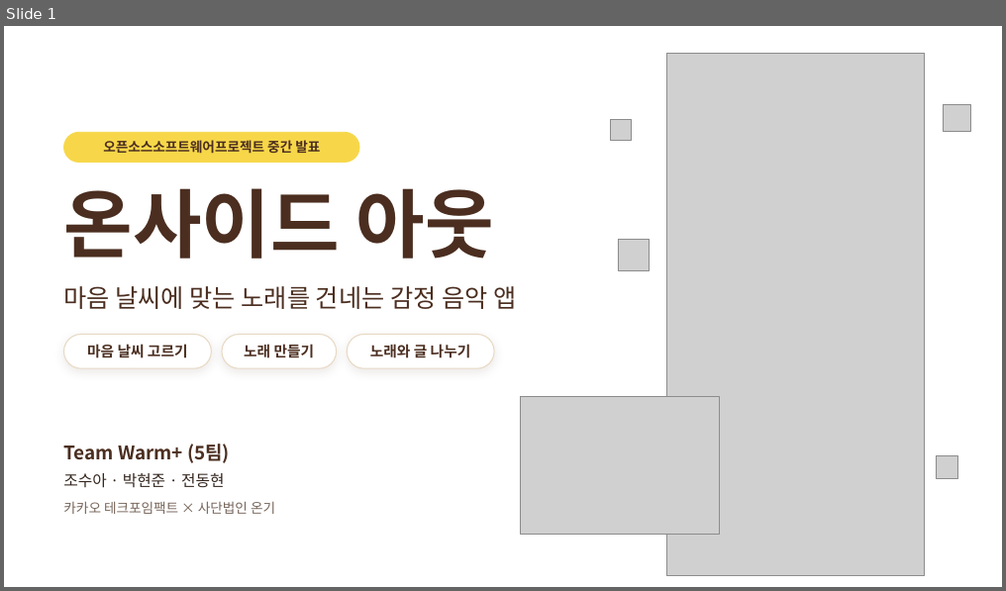
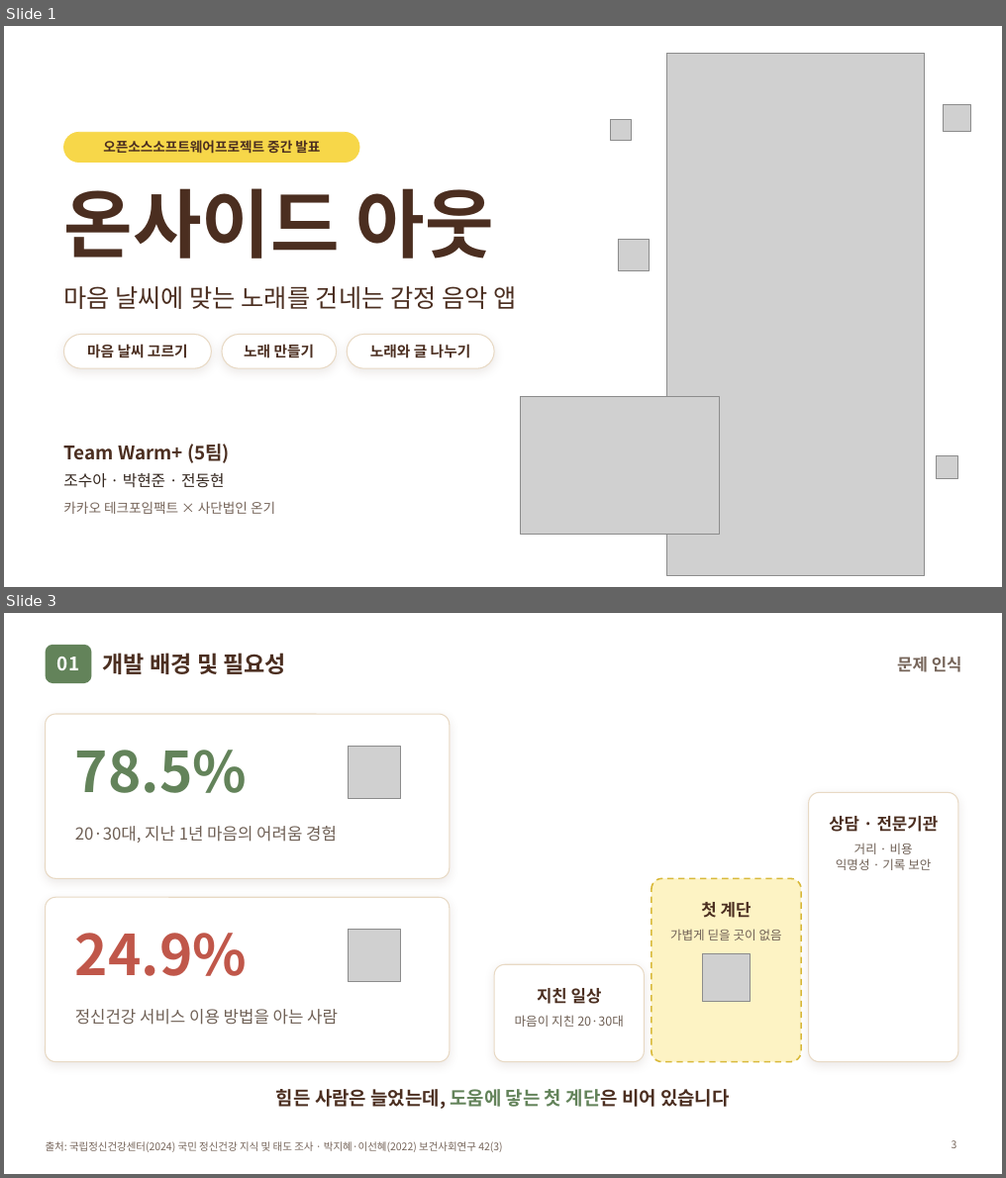
Before and after one commit to Auto-hyun/2026-2-OSSProj-Warmplus-05, a slide deck: doc/2_2_OSSProj_5_웜플러스_중간발표자료.pptx. Shown one above the other, each under a label of ours: slide 1 before the commit, slides 1 and 3 after it; the slides between them are not shown. The pictures are 1006x591 and 1006x1178 pixels, drawn with LibreOffice and Linux fonts; fonts in the diff are those of the drawing; grey boxes stand for pictures; background and template pictures are left out. Boxes give left, top, right and bottom in pixels: in the first picture for what was removed or moved away, otherwise in the second. Text is boxed around its words. In the diff, an @@ line names an element or a change of style, - is before the commit and + after.

Commit message:
docs(doc): 중간발표자료를 목차 10개 구성으로 전면 개편
- 목차를 개발 배경 → 개발 목표 → 시스템 구성 → 개발 현황 → 피드백 반영 → 대안 비교 → 개발 진행 상황 → 성과 창출 계획 → 개발환경 → 추진 일정 순서로 재구성
- 유스케이스·시스템 블록·시퀀스·ER 다이어그램을 현재 코드 기준으로 다시 작성
- 개발 현황을 홈 탭, 마음 마을 탭(노래 공방·연계), 마이페이지 탭으로 나누고 제목 옆에 탭 이름 표시
- 진행 상황(Frontend·Backend·포크 → PR 협업 방식), 성과 창출 계획, 개발환경, 추진 일정 슬라이드 추가
- 피드백 반영 내용은 틀만 작성

```diff
--- a/doc/2_2_OSSProj_5_웜플러스_중간발표자료.pptx
+++ b/doc/2_2_OSSProj_5_웜플러스_중간발표자료.pptx
@@ slide 3 added at (x1=4, y1=613, x2=1002, y2=1174), background picture (left out) @@
@@ rounded rectangle added at (x1=46, y1=645, x2=91, y2=683), fill #63835A @@
@@ text added at (x1=57, y1=657, x2=79, y2=670), 18 pt, text #FFFFFF, bold @@
+01
@@ title added at (x1=103, y1=653, x2=287, y2=674), 22 pt, text #4B2E20, bold @@
+개발 배경 및 필요성
@@ text added at (x1=897, y1=657, x2=962, y2=672), 16 pt, text #76655A, bold @@
+문제 인식
@@ rounded rectangle added at (x1=46, y1=714, x2=450, y2=878), fill #FFFFFF, outline #E8D9C4 1 pt @@
@@ text added at (x1=75, y1=750, x2=247, y2=793), 54 pt, text #63835A, bold @@
+78.5%
@@ picture added at (x1=349, y1=747, x2=401, y2=799) @@
@@ rounded rectangle added at (x1=809, y1=792, x2=958, y2=1062), fill #FFFFFF, outline #E8D9C4 1 pt @@
@@ text added at (x1=829, y1=816, x2=939, y2=832), 16 pt, text #4B2E20, bold @@
+상담 · 전문기관
@@ text added at (x1=75, y1=826, x2=337, y2=843), 16 pt, text #6F6055 @@
+20·30대, 지난 1년 마음의 어려움 경험
@@ text added at (x1=836, y1=843, x2=931, y2=870), 12 pt, text #6F6055 @@
+거리 · 비용
+익명성 · 기록 보안
@@ rounded rectangle added at (x1=651, y1=878, x2=801, y2=1062), fill #FDF3C4, outline #D9B93A 1.5 pt dashed @@
@@ rounded rectangle added at (x1=46, y1=897, x2=450, y2=1062), fill #FFFFFF, outline #E8D9C4 1 pt @@
@@ text added at (x1=701, y1=902, x2=751, y2=918), 16 pt, text #4B2E20, bold @@
+첫 계단
@@ text added at (x1=75, y1=933, x2=247, y2=976), 54 pt, text #C0574A, bold @@
+24.9%
@@ picture added at (x1=349, y1=930, x2=401, y2=982) @@
@@ text added at (x1=670, y1=929, x2=782, y2=941), 12 pt, text #6F6055 @@
+가볍게 딛을 곳이 없음
@@ rounded rectangle added at (x1=494, y1=964, x2=645, y2=1062), fill #FFFFFF, outline #E8D9C4 1 pt @@
@@ picture added at (x1=703, y1=954, x2=750, y2=1001) @@
@@ text added at (x1=537, y1=988, x2=602, y2=1004), 16 pt, text #4B2E20, bold @@
+지친 일상
@@ text added at (x1=75, y1=1009, x2=338, y2=1025), 16 pt, text #6F6055 @@
+정신건강 서비스 이용 방법을 아는 사람
@@ text added at (x1=515, y1=1015, x2=624, y2=1027), 12 pt, text #6F6055 @@
+마음이 지친 20·30대
@@ text added at (x1=276, y1=1089, x2=730, y2=1109), 18 pt, text #4B2E20, bold @@
+힘든 사람은 늘었는데, 도움에 닿는 첫 계단은 비어 있습니다
@@ text added at (x1=46, y1=1142, x2=502, y2=1153), 10 pt, text #76655A @@
+출처: 국립정신건강센터(2024) 국민 정신건강 지식 및 태도 조사 · 박지혜·이선혜(2022) 보건사회연구 42(3)
@@ page number added at (x1=951, y1=1141, x2=957, y2=1149), 10 pt, text #76655A @@
+3
```
Also in this commit, not shown: 6 slides changed, 14 other slides added, 21 slides removed.
